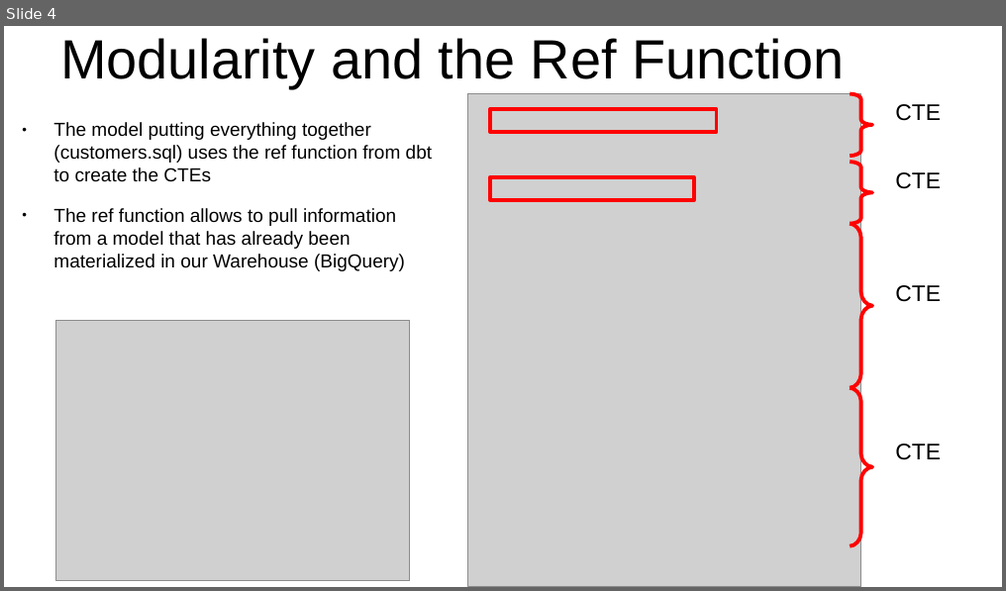
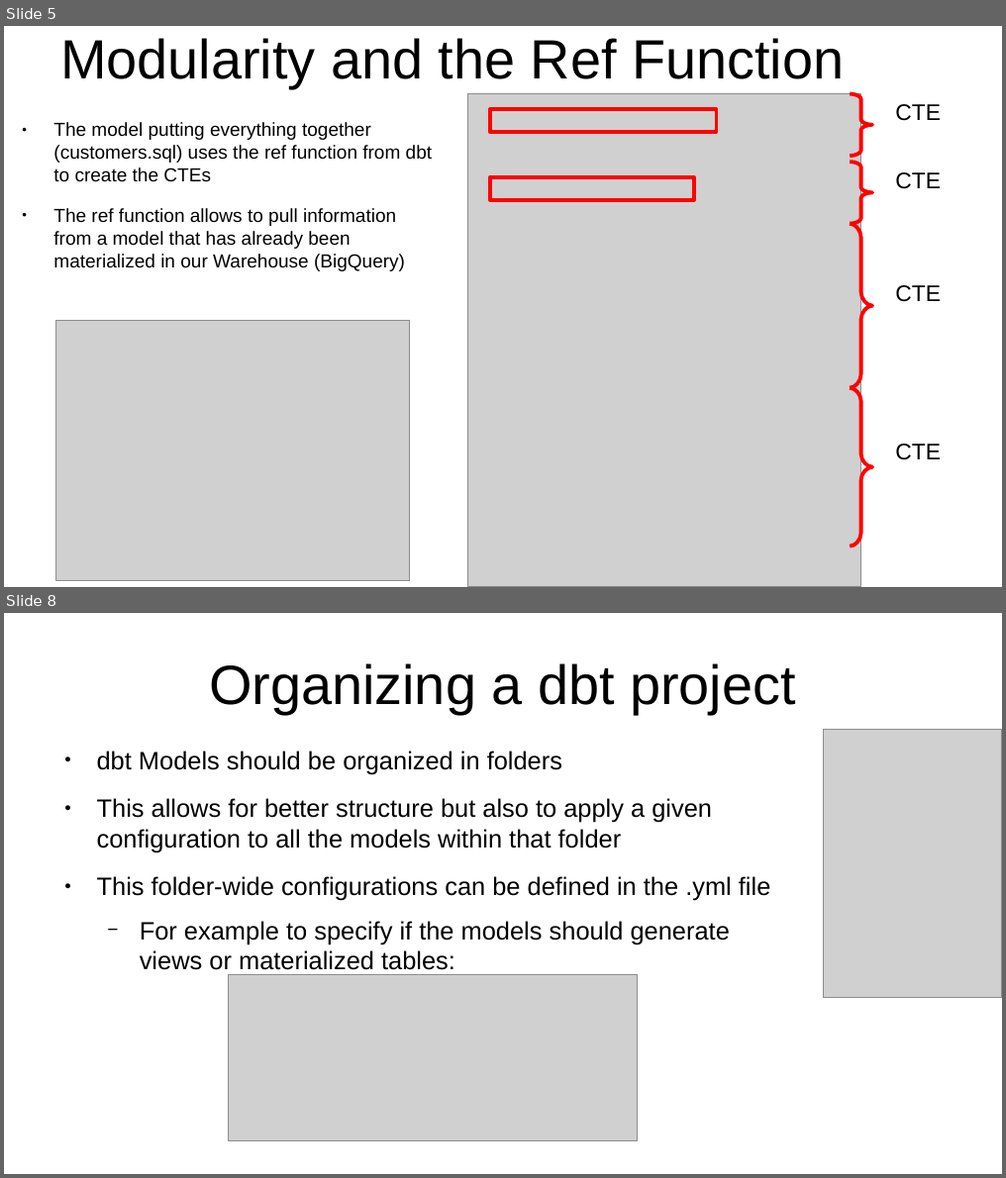
Before and after one commit to mossdet/dlp_data_eng, a slide deck: Notes/04_01_Analytics_Engineering.odp. Shown one above the other, each under a label of ours: slide 4 before the commit, slides 5 and 8 after it; the slides between them are not shown. The pictures are 1006x591 and 1006x1178 pixels, drawn with LibreOffice and Linux fonts; fonts in the diff are those of the drawing; grey boxes stand for pictures. Boxes give left, top, right and bottom in pixels: in the first picture for what was removed or moved away, otherwise in the second. Text is boxed around its words. In the diff, an @@ line names an element or a change of style, - is before the commit and + after.

```diff
--- a/Notes/04_01_Analytics_Engineering.odp
+++ b/Notes/04_01_Analytics_Engineering.odp
@@ slide 8 added at (x1=4, y1=613, x2=1002, y2=1174), background #FFFFFF @@
@@ title added at (x1=209, y1=663, x2=796, y2=714), 44 pt, text #000000 @@
+Organizing a dbt project
@@ picture added at (x1=824, y1=730, x2=1002, y2=998) @@
@@ text added at (x1=97, y1=751, x2=770, y2=975), 20 pt, text #000000 @@
+● dbt Models should be organized in folders
+● This allows for better structure but also to apply a given configuration to all the models within that folder
+● This folder-wide configurations can be defined in the .yml file
+  − For example to specify if the models should generate views or materialized tables:
@@ picture added at (x1=229, y1=975, x2=638, y2=1141) @@
@@ what was slide 4 is now slide 5 @@
```
Also in this commit, not shown: 1 slide changed, 11 other slides added.
